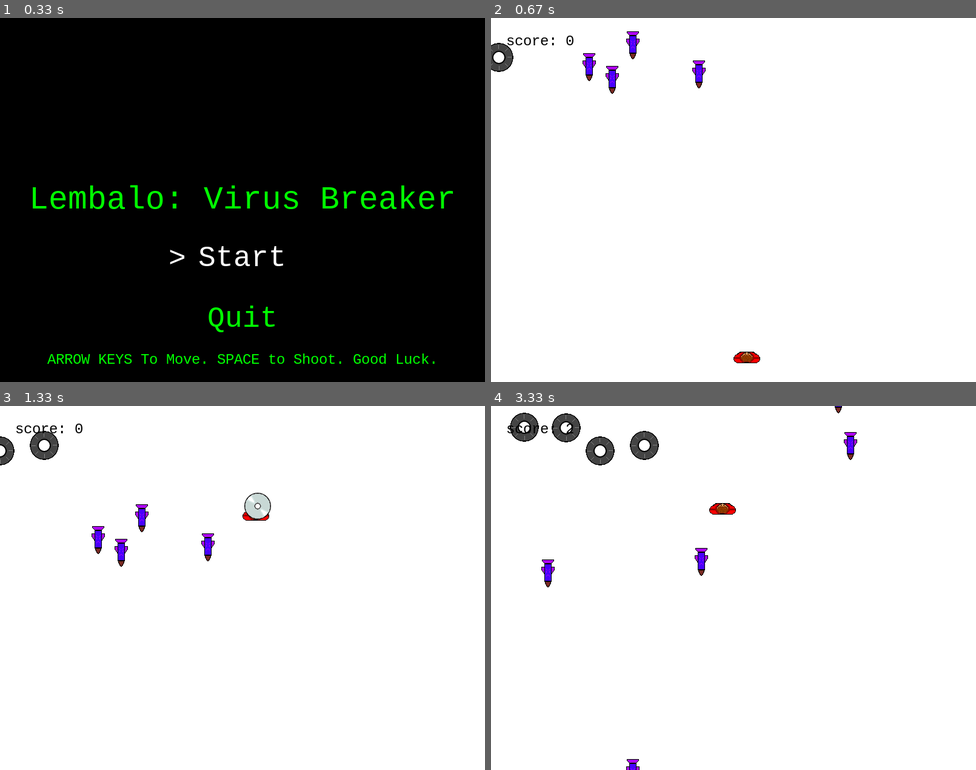
Above: before the commit, frames 1-4 (two rows, left to right).
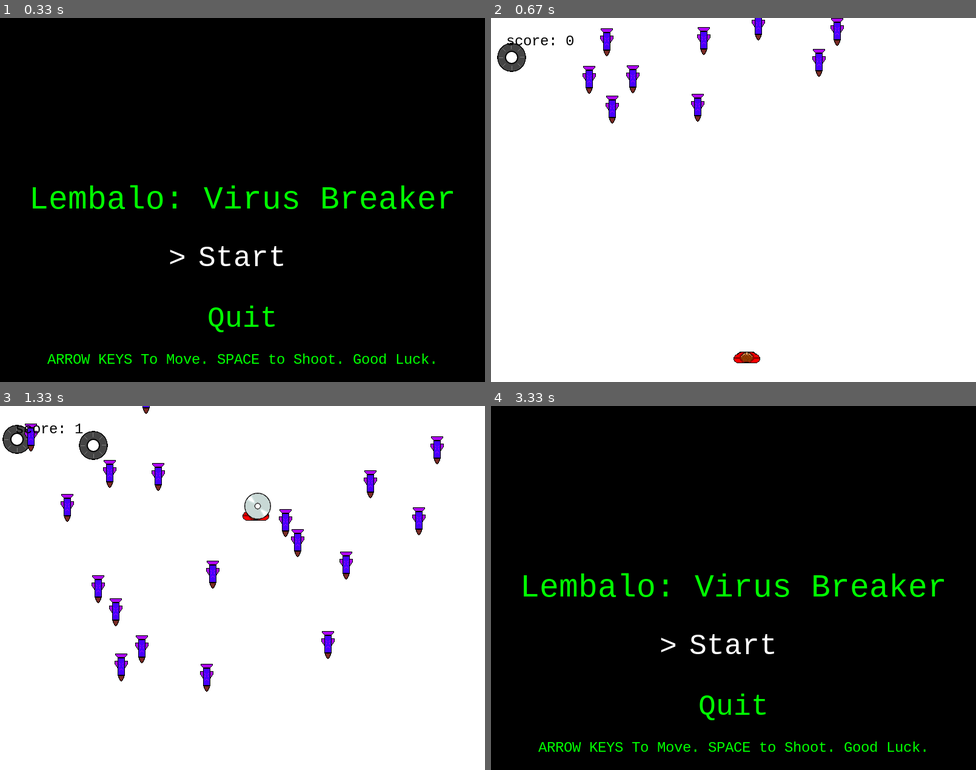
Above: after the commit, the same moments.

Repository: GilbertWilliams/Antimal2ElectricBoogaloo
Game: pygame game, started from main.py
Two runs of this game, one before a commit and one after it. Both use one fixed random seed, a clock stepped at 60 frames per second and the inputs below.
Inputs:
- Up to frame 1 (0.33 s): no input
- Up to frame 2 (0.67 s): tap Enter at 0.33 s
- Up to frame 3 (1.33 s): hold Space 0.67-1.13 s; hold Up 0.67-1.13 s; hold Up from 1.17 s (still down); tap Space at 1.23 s
- Up to frame 4 (3.33 s): tap Space at 1.53, 1.73, 2.03, 2.23, 2.53, 3.13 s; release Up at 1.63 s; hold Right 1.67-2.13 s; hold Left 2.17-2.7 s; tap Enter at 2.73 s; hold Down from 3.07 s (still down)

Frame 1 is identical in both runs. In frame 2, 2.0% of the frame differs, in the area x 0-73%, y 0-29%; in frame 3, 3.7%; in frame 4, 99%, in the area x 0-100%, y 0-100%.

Commit message:
The Tweaks
Changed enemy spawn system (behaves the same, however), buffed numbers
to make first level more difficult.

Diff:
--- a/main.py
+++ b/main.py
@@ -73,7 +73,7 @@
             player.headcount += 1 # Add to player score if enemy is hit
 
         # Set boundaries
-        if self.rect.y <= -100:
+        if self.rect.y <= -50:
 
             self.kill()
 
@@ -106,10 +106,8 @@
         self.rect.x = x
         self.rect.y = y
         self.dx = 0
-        self.dy = 7
+        self.dy = randrange(10, 17, 1)
         self.fire = 1
-
-
 
     def update(self):
         # Change enemy position
@@ -130,7 +128,7 @@
         self.rect = self.image.get_rect()
         self.rect.x = x
         self.rect.y = y
-        self.dx = 3
+        self.dx = 6
         self.dy = 0
 
     def shoot(self):
@@ -145,13 +143,11 @@
         self.rect.y += self.dy
 
         # Set enemy boundaries
-        if self.rect.x > 800 or self.rect.x < -50:
-            self.kill()
-        if self.rect.y > 600 or self.rect.y < -50:
+        if self.rect.x > 800 or self.rect.x < -50 or self.rect.y > 600 or self.rect.y < -50:
             self.kill()
 
         self.shoot()
-        self.fire = randrange(0, 60, 1)
+        self.fire = randrange(0, 30, 1)
 
 class Boss(pygame.sprite.Sprite):
     def __init__(self, x, y):
@@ -179,7 +175,10 @@
             self.kill()
             bossDead = True
 
-def main():
+def levelTwo():
+    pass
+
+def levelOne():
 
     global bullet
     global bulletSprites
@@ -191,8 +190,10 @@
     global enemyBullets
     global bossDead
     global bossSpawn
+    global isAlive
     bossDead = False
     bossSpawn = False
+    isAlive = True
 
 
     # Create an instance of the player at a certain position
@@ -201,7 +202,7 @@
 
     global enemy
     #Spawns enemies at random X values and offscreen by 50 on the Y axis
-    enemy = [Enemy(randrange(0, 750, 1), randrange(-50, 50, 1))]
+    enemy = [Enemy(randrange(0, 750, 10), randrange(-50, 50, 10))]
 
     flier = [Flier(randrange(-50, 50, 1), randrange(0, 150, 1))]
 
@@ -234,13 +235,16 @@
 
     pVel = 20 # Set default player velocity to pass to Player constructor
 
-    reloadspeed = 1000
-    reloadEvent = pygame.USEREVENT + 1
-    Reloaded = True
-
-    bossReload = True
-    bossrs = 750
-    bossre = pygame.USEREVENT + 2
+    # Create an event to spawn enemies
+    enemySpawn = pygame.USEREVENT + 1
+    pygame.time.set_timer(enemySpawn, 10)
+
+    flierSpawn = pygame.USEREVENT + 2
+    pygame.time.set_timer(flierSpawn, 30)
+
+    # Create an event for the boss to shoot at a given interval
+    bossre = pygame.USEREVENT + 3
+    pygame.time.set_timer(bossre, 750)
 
     # Set fonts
     scoreFont = pygame.font.SysFont("courier", 24)
@@ -250,9 +254,6 @@
     #Set Clock
     clock = pygame.time.Clock()
     keepGoing = True
-
-    counter = 0
-
 
     #Main Loop
     while keepGoing:
@@ -271,13 +272,12 @@
                     player.move(-pVel, 'y')
                 elif event.key == pygame.K_DOWN:
                     player.move(pVel, 'y')
-                elif event.key == pygame.K_SPACE and playerSprite.has(player) and not bossDead:
+                elif event.key == pygame.K_SPACE and isAlive and not bossDead:
                     bullet = Bullet()
                     bulletSprites.add(bullet)
                     allSprites.add(bullet)
                     bullet.rect.x = player.rect.x
                     bullet.rect.y = player.rect.y
-
 
             # Stop Moving
             elif event.type == pygame.KEYUP:
@@ -291,18 +291,25 @@
                     player.move(0, 'y')
                 elif event.key == pygame.K_ESCAPE:
                     keepGoing = False
-                elif event.key == pygame.K_RETURN and (not playerSprite.has(player) or bossDead):
+                elif event.key == pygame.K_RETURN and (not isAlive or bossDead):
                     gm = mainMenu()
                     gm.run()
 
-
-            elif event.type == bossre and bossSpawn and playerSprite.has(player):
-                bossReload = True
+            elif event.type == enemySpawn and not bossSpawn and isAlive:
+                newEnemy = Enemy(randrange(10, 750, 10), randrange(-150, -50, 1))
+                enemySprites.add(newEnemy)
+                allSprites.add(newEnemy)
+
+            elif event.type == flierSpawn and not bossSpawn and isAlive:
+                newflier = Flier(randrange(-150, -50, 1), randrange(10, 100, 1))
+                flierSprites.add(newflier)
+                allSprites.add(newflier)
+
+            elif event.type == bossre and bossSpawn and isAlive:
                 bossBullet1 = flierBullet(boss.rect.x, boss.rect.y + 75)
                 bossBullet2 = flierBullet(boss.rect.x + 150, boss.rect.y + 75)
                 enemyBullets.add(bossBullet1, bossBullet2)
                 allSprites.add(bossBullet1, bossBullet2)
-                pygame.time.set_timer(reloadEvent, 0)
 
 
         # Create screen surface object and draw objects on it
@@ -311,6 +318,10 @@
         # Update and draw all sprites
         allSprites.update()
         allSprites.draw(screen)
+
+        # Check if player is alive
+        if not playerSprite.has(player):
+            isAlive = False
 
         # Keep score
         score = player.headcount
@@ -318,38 +329,13 @@
         scoreboard = scoreFont.render("score: " + scoreString, 1, (0, 0, 0))
         screen.blit(scoreboard, (25,25))
 
-        scoreLimit = 30
+        scoreLimit = 50
         # Enemy counter for boss fight
         if score >= scoreLimit and not bossSpawn:
             boss = Boss(325, 50)
             bossSprite.add(boss)
             allSprites.add(boss)
             bossSpawn = True
-
-
-        # Infinitely Spawn Enemies until player has died or boss has spawned
-        if playerSprite.has(player) and not bossSpawn:
-            if enemySprites.__len__() <= 10:
-                newEnemy = Enemy(randrange(0, 750, 1), randrange(-150, -50, 1))
-                enemySprites.add(newEnemy)
-                allSprites.add(newEnemy)
-            if flierSprites.__len__() <= 3:
-                newflier = Flier(randrange(-150, -50, 1), randrange(0, 100, 1))
-                flierSprites.add(newflier)
-                allSprites.add(newflier)
-
-        bossrs = randrange(500, 1500, 250)
-        if bossReload and playerSprite.has(player) and bossSpawn: # Repeat for when boss spawns
-            bossReload = False
-            pygame.time.set_timer(bossre, bossrs)
-
-        if not playerSprite.has(player) or bossDead:
-            Reloaded = False
-            bossReload = False
-            pygame.time.set_timer(reloadEvent, 0)
-            pygame.time.set_timer(bossre, 0)
-
-
 
         # It's game over, man, game over!
         gameover = gameoverFont.render("Game Over", 1, (0, 0, 0)) # Print game over
@@ -360,7 +346,7 @@
         win = gameoverFont.render("You Win", 1, (0, 0, 0))
         winCenterX = win.get_width() / 2
         winCenterY = win.get_height() / 2
-        if not playerSprite.has(player): # Check if player has died
+        if not isAlive: # Check if player has died
             enemySprites.empty()
             allSprites.empty() # Clear all sprites
             screen.blit(gameover, (CENTERX - gameoverCenterX, CENTERY - gameoverCenterY))
@@ -433,7 +419,7 @@
                         brace.rect.y -= 100
                     elif event.key == K_RETURN:
                         if cursor == 0:
-                            main()
+                            levelOne()
                             mainloop = False
                         elif cursor == 1:
                             mainloop = False
